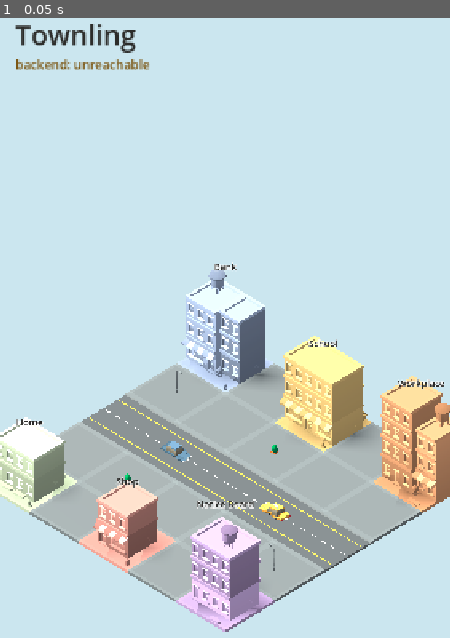
Above: before the commit, frame 1.
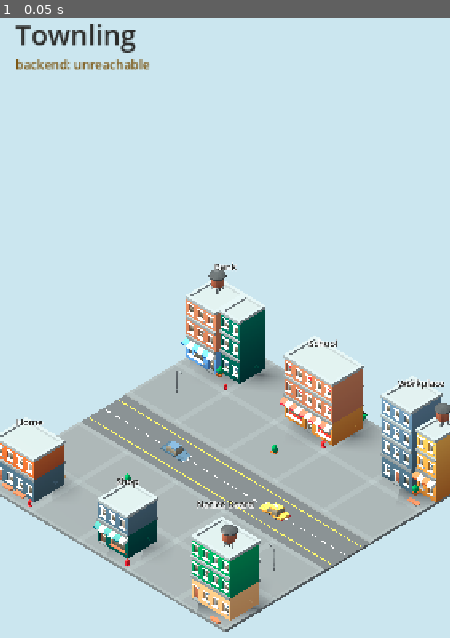
Above: after the commit, the same moment.

Repository: ayeshaverdan/townling
Game: Godot game, scene res://scenes/diorama.tscn
Two runs of this game, one before a commit and one after it. Both use one fixed random seed, a clock stepped at 60 frames per second and the inputs below.
Inputs:
- Up to frame 1 (0.05 s): no input

The runs differ from the first frame. In frame 1, 13% of the frame differs, in the area x 0-100%, y 40-100%.

Commit message:
Revert building recolour to original KayKit colours
The luminance-colorize made each building a single flat hue, losing the
varied multi-colour look (colored walls, white roofs, shopfronts) that read
better. Remove the per-landmark skins and the material override; buildings
use their native atlas again. Soft lighting and floating labels are kept.

Removes the now-unused assets/city/townling/ skins.

Co-Authored-By: Claude Opus 4.8 <noreply@anthropic.com>

Diff:
--- a/game/scripts/diorama.gd
+++ b/game/scripts/diorama.gd
@@ -11,17 +11,17 @@
 const CITY := "res://assets/city/Assets/gltf/"
 const TILE := 2.0  # world units per grid cell
 
-## The six launch landmarks. Each: display name, building mesh, grid cell, and
-## a Townling-palette skin (a luminance-colorized copy of the KayKit atlas in
-## assets/city/townling/ — keeps windows/roofs/shopfronts, recolours the hue).
-const SKINS := "res://assets/city/townling/"
+## The six launch landmarks. Each: display name, building mesh, grid cell.
+## Buildings keep their original KayKit colours (varied walls, white roofs,
+## shopfronts); identity comes from the floating label. Distinct silhouettes
+## /signage per landmark are a later pass.
 const LANDMARKS := [
-	{"name": "Bank", "mesh": "building_G", "cell": Vector2i(0, 0), "skin": "bank"},
-	{"name": "School", "mesh": "building_E", "cell": Vector2i(2, 0), "skin": "school"},
-	{"name": "Workplace", "mesh": "building_H", "cell": Vector2i(4, 0), "skin": "workplace"},
-	{"name": "Home", "mesh": "building_B", "cell": Vector2i(0, 4), "skin": "home"},
-	{"name": "Shop", "mesh": "building_A", "cell": Vector2i(2, 4), "skin": "shop"},
-	{"name": "Notice Board", "mesh": "building_D", "cell": Vector2i(4, 4), "skin": "noticeboard"},
+	{"name": "Bank", "mesh": "building_G", "cell": Vector2i(0, 0)},
+	{"name": "School", "mesh": "building_E", "cell": Vector2i(2, 0)},
+	{"name": "Workplace", "mesh": "building_H", "cell": Vector2i(4, 0)},
+	{"name": "Home", "mesh": "building_B", "cell": Vector2i(0, 4)},
+	{"name": "Shop", "mesh": "building_A", "cell": Vector2i(2, 4)},
+	{"name": "Notice Board", "mesh": "building_D", "cell": Vector2i(4, 4)},
 ]
 ## Mesh heights (world units) for label placement, from the glTF bounds.
 const HEIGHTS := {
@@ -92,12 +92,11 @@
 			else:
 				_place("%sbase.gltf" % CITY, col, row)
 
-	# Landmarks: recoloured skin + floating label.
+	# Landmarks: original colours + floating label.
 	for lm in LANDMARKS:
 		var cell: Vector2i = lm["cell"]
 		var inst := _place("%s%s.gltf" % [CITY, lm["mesh"]], cell.x, cell.y)
 		if inst:
-			_skin(inst, "%s%s.png" % [SKINS, lm["skin"]])
 			_add_label(inst, lm["name"], HEIGHTS.get(lm["mesh"], 3.0))
 
 	# A little life on the street and lots.
@@ -121,32 +120,6 @@
 	inst.rotation.y = deg_to_rad(rot_deg)
 	world.add_child(inst)
 	return inst
-
-
-## Re-skin every mesh surface under `node` with a colorized atlas texture.
-## Keeps the model's UVs (so windows/roofs/shopfronts stay), swaps the palette.
-func _skin(node: Node, texture_path: String) -> void:
-	var tex: Texture2D = load(texture_path)
-	if tex == null:
-		push_warning("Missing skin: %s" % texture_path)
-		return
-	var mat := StandardMaterial3D.new()
-	mat.albedo_texture = tex
-	mat.texture_filter = BaseMaterial3D.TEXTURE_FILTER_NEAREST
-	mat.roughness = 0.95
-	mat.metallic = 0.0
-	mat.specular_mode = BaseMaterial3D.SPECULAR_DISABLED
-	for mi in _mesh_instances(node):
-		mi.material_override = mat
-
-
-func _mesh_instances(node: Node) -> Array[MeshInstance3D]:
-	var out: Array[MeshInstance3D] = []
-	if node is MeshInstance3D:
-		out.append(node)
-	for child in node.get_children():
-		out.append_array(_mesh_instances(child))
-	return out
 
 
 ## Float a billboarded name label just above a placed building's roof.
Binary file removed: game/assets/city/townling/bank.png
Not shown, removed: game/assets/city/townling/bank.png.import
Binary file removed: game/assets/city/townling/home.png
Not shown, removed: game/assets/city/townling/home.png.import
Binary file removed: game/assets/city/townling/noticeboard.png
Not shown, removed: game/assets/city/townling/noticeboard.png.import
Binary file removed: game/assets/city/townling/school.png
Not shown, removed: game/assets/city/townling/school.png.import
Binary file removed: game/assets/city/townling/shop.png
Not shown, removed: game/assets/city/townling/shop.png.import
Binary file removed: game/assets/city/townling/workplace.png
Not shown, removed: game/assets/city/townling/workplace.png.import
